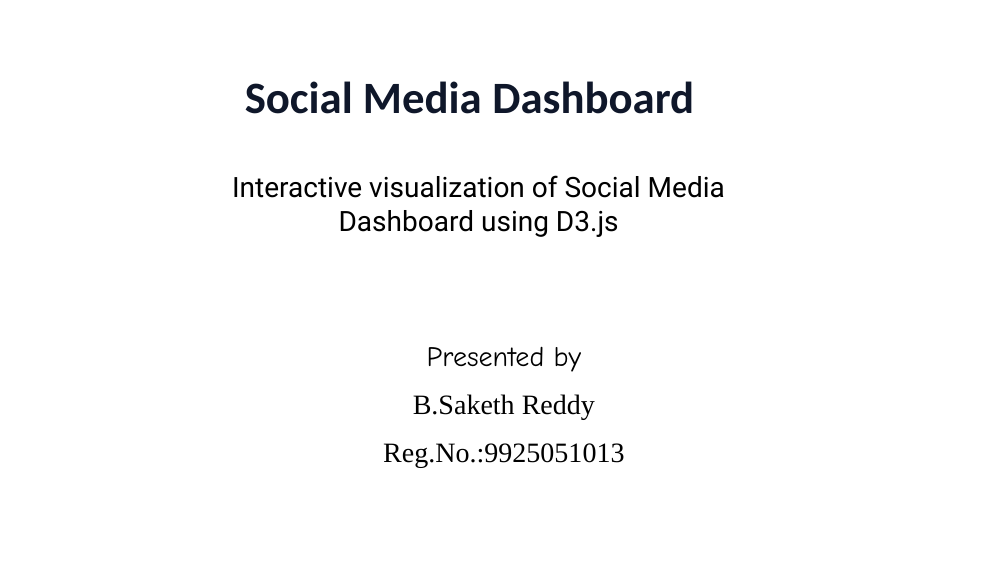
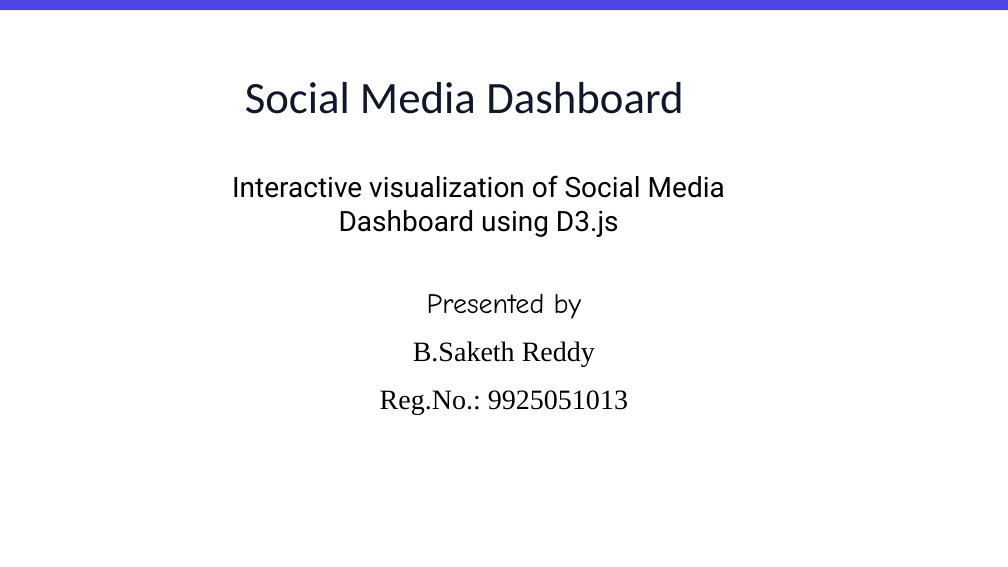
Before and after one commit to SAKETHREDDY-7/SOCIAL-MEDIA-DASHBOARD, a slide deck: slide 1 of Social_Media_Dashboard_Presentation.pptx. Drawn at 1008x567 pixels with LibreOffice and Linux fonts; fonts in the diff are those of the drawing. Boxes give left, top, right and bottom in pixels: in the first picture for what was removed or moved away, otherwise in the second. Text is boxed around its words. In the diff, an @@ line names an element or a change of style, - is before the commit and + after.

```diff
--- a/Social_Media_Dashboard_Presentation.pptx
+++ b/Social_Media_Dashboard_Presentation.pptx
@@ rectangle added at [0, 0, 1008, 10], fill #4F46E5 @@
@@ text "Social Media Dashboard" at [245, 82, 683, 114]: bold off @@
@@ text "Presented by": place and size @@
-text "Presented by" at [383, 346, 624, 467]
+text "Presented by" at [380, 293, 628, 414]
@@ text at [380, 390, 628, 414]: spaces changed @@
-Reg.No.:9925051013
+Reg.No.: 9925051013
```
Also in this commit, not shown: 1 slide removed, 7 other files.
